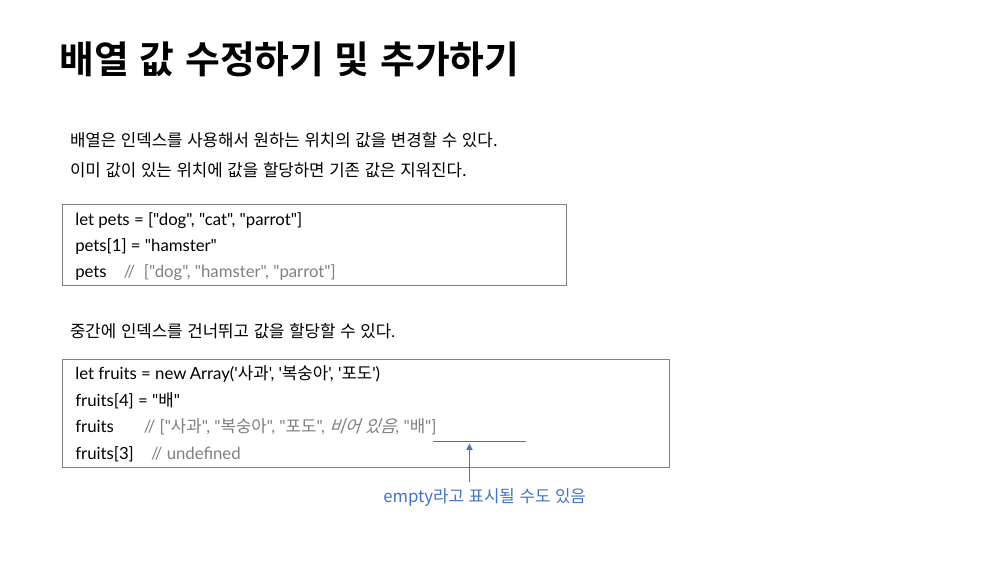
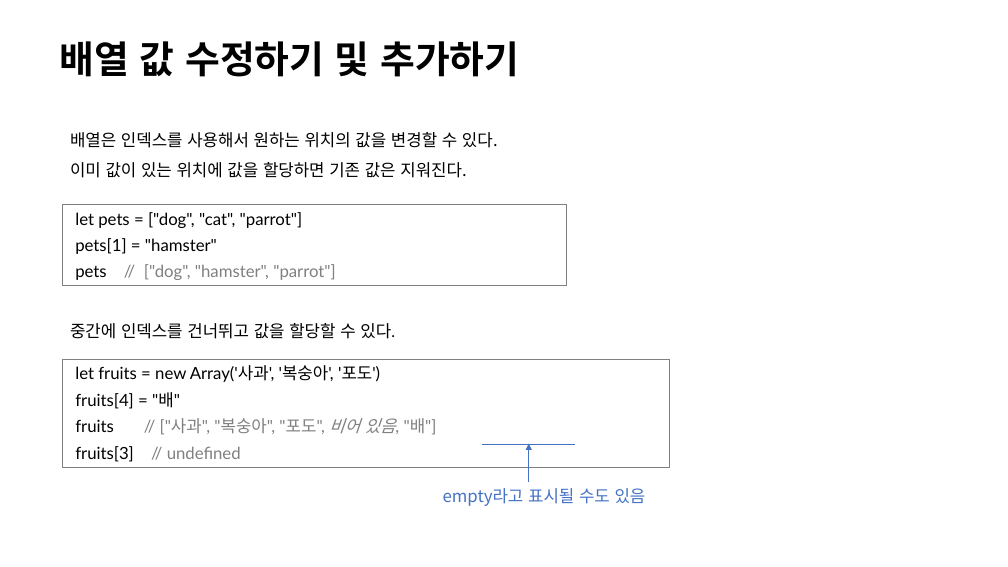
Before and after one commit to KIS940/EzenAcademyClass, a slide deck: slide 40 of AcademyClass/UI/PPT_JavaScript/10-문자열과 배열.pptx. Drawn at 1008x567 pixels with LibreOffice and Linux fonts; fonts in the diff are those of the drawing. Boxes give left, top, right and bottom in pixels: in the first picture for what was removed or moved away, otherwise in the second. Text is boxed around its words. In the diff, an @@ line names an element or a change of style, - is before the commit and + after.

```diff
--- a/AcademyClass/UI/PPT_JavaScript/10-문자열과 배열.pptx
+++ b/AcademyClass/UI/PPT_JavaScript/10-문자열과 배열.pptx
@@ line moved from (433, 442) - (526, 442) to (482, 445) - (575, 445) @@
@@ arrow moved from (470, 482) - (470, 444) to (529, 482) - (529, 444) @@
@@ text "empty라고 표시될 수도 있음": place and size @@
-text "empty라고 표시될 수도 있음" at (383,488,586,506)
+text "empty라고 표시될 수도 있음" at (443,488,646,506)
```
Also in this commit, not shown: 22 other files.
